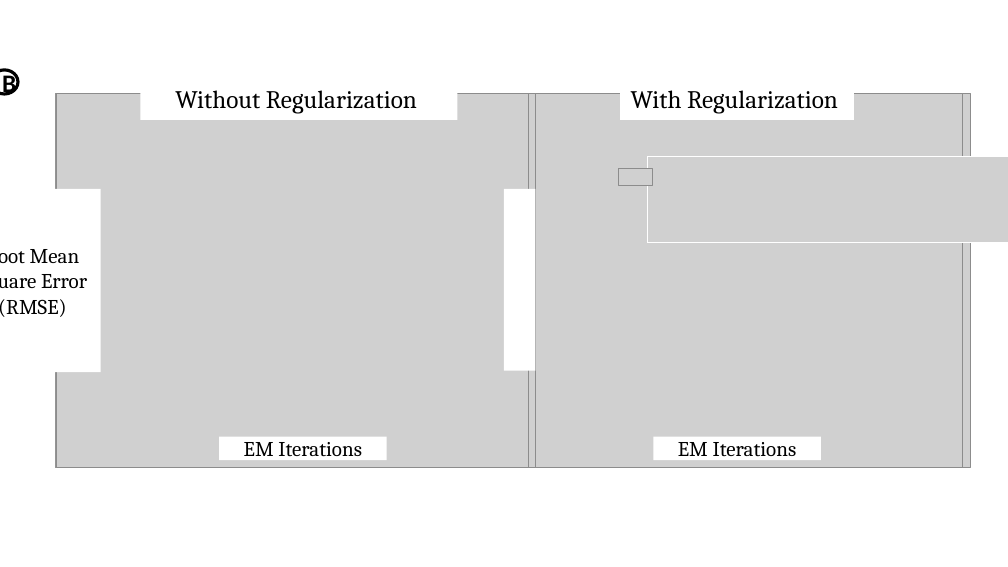
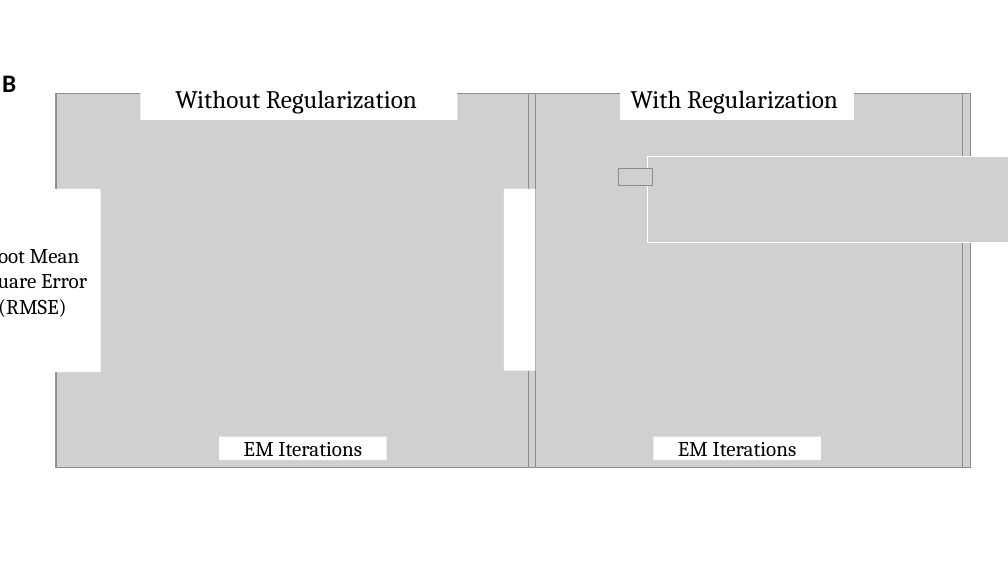
Before and after one commit to David-Taub/HOP-HMM, a slide deck: slide 2 of Help/Figures3.pptx (slide 1 before the commit). Drawn at 1008x567 pixels with LibreOffice and Linux fonts; fonts in the diff are those of the drawing; grey boxes stand for pictures; background and template pictures are left out. Boxes give left, top, right and bottom in pixels: in the first picture for what was removed or moved away, otherwise in the second. Text is boxed around its words. In the diff, an @@ line names an element or a change of style, - is before the commit and + after.

```diff
--- a/Help/Figures3.pptx
+++ b/Help/Figures3.pptx
@@ ellipse "B" at <box>0,70,18,94</box>: outline #000000 3 pt to #FFFFFF 3 pt @@
```
Also in this commit, not shown: 4 other slides changed, 1 slide added, 23 other files.
